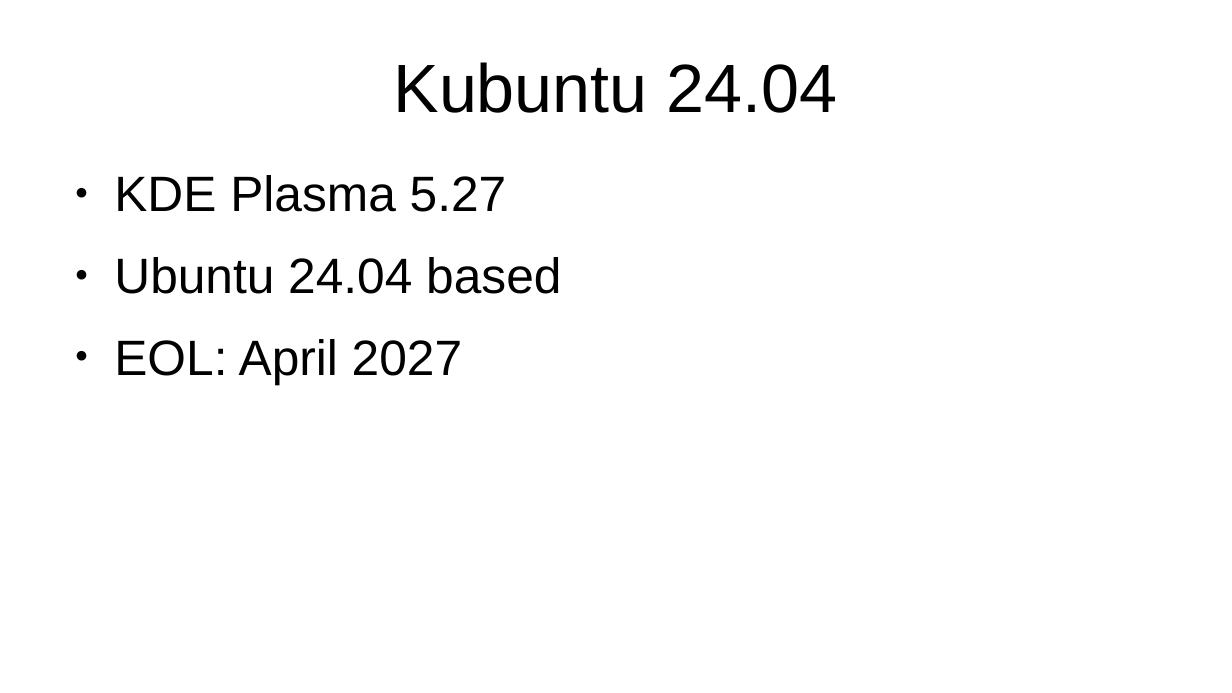
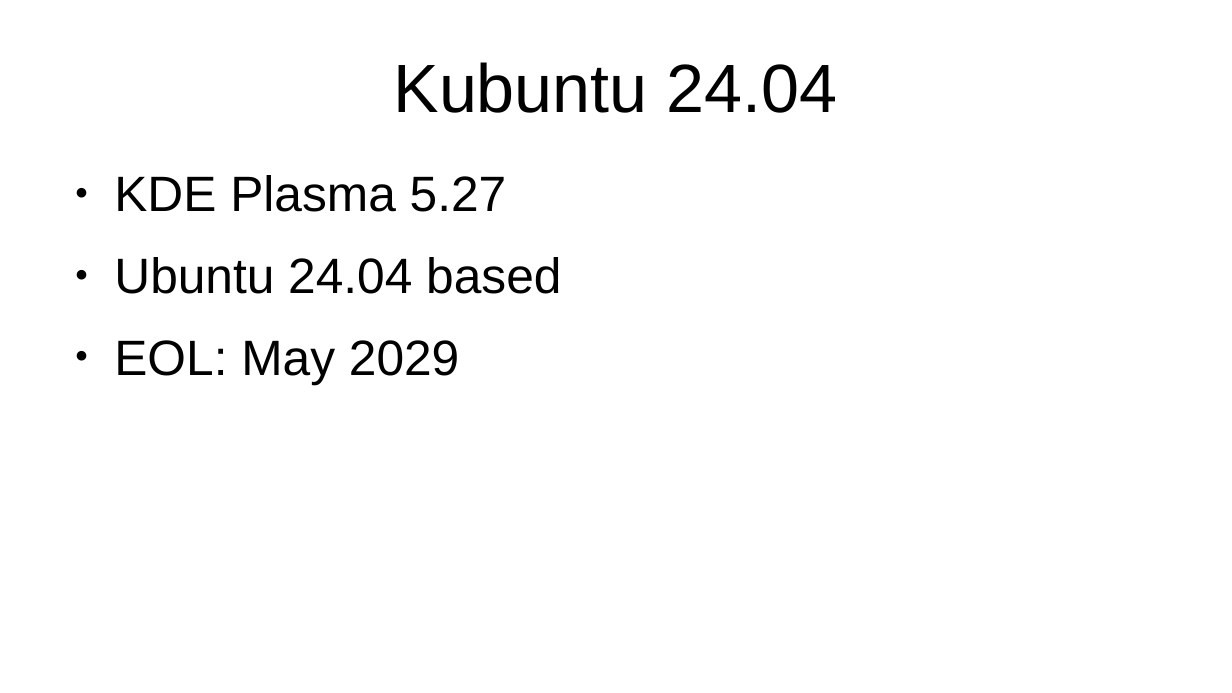
Before and after one commit to qbarnes/cucug_presentations, a slide deck: slide 9 of msw10-migration-part1-20250515/msw10-migration-part1.odp. Drawn at 1232x693 pixels with LibreOffice and Linux fonts; fonts in the diff are those of the drawing. Boxes give left, top, right and bottom in pixels: in the first picture for what was removed or moved away, otherwise in the second. Text is boxed around its words. In the diff, an @@ line names an element or a change of style, - is before the commit and + after.

```diff
--- a/msw10-migration-part1-20250515/msw10-migration-part1.odp
+++ b/msw10-migration-part1-20250515/msw10-migration-part1.odp
@@ text at box(114, 340, 459, 384): text changed @@
-● EOL: April 2027
+● EOL: May 2029
```
Also in this commit, not shown: 1 other slide changed, 1 other file.
